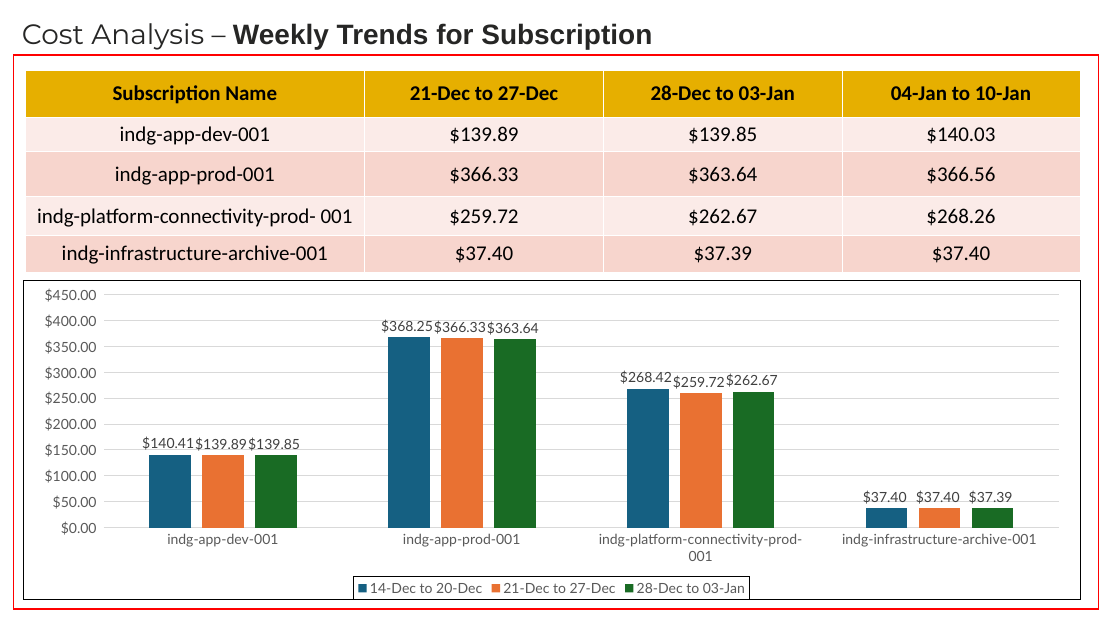
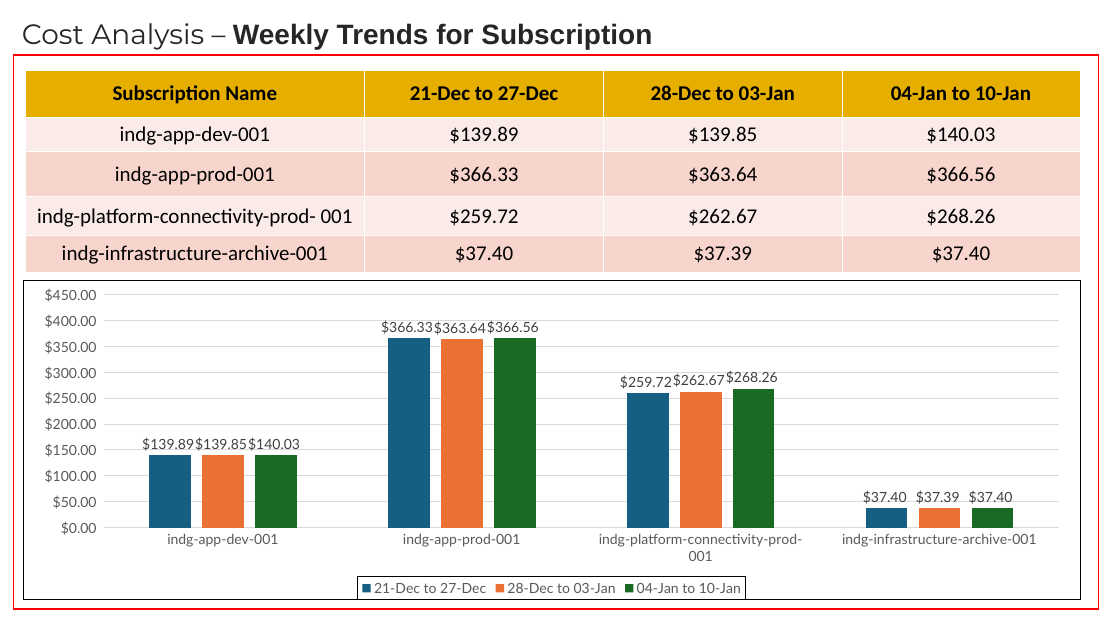
Before and after one commit to Ashu-tosh-Padhi/AshutoshPortfolio, a slide deck: slide 7 of OMEGA Azure(PaaS&SaaS) Module Meeting_13 Jan'26.pptx. Drawn at 1120x630 pixels with LibreOffice and Linux fonts; fonts in the diff are those of the drawing. Boxes give left, top, right and bottom in pixels: in the first picture for what was removed or moved away, otherwise in the second. Text is boxed around its words. In the diff, an @@ line names an element or a change of style, - is before the commit and + after.

```diff
--- a/OMEGA Azure(PaaS&SaaS) Module Meeting_13 Jan'26.pptx
+++ b/OMEGA Azure(PaaS&SaaS) Module Meeting_13 Jan'26.pptx
@@ column chart at [24,280,1081,600] @@
-14-Dec to 20-Dec: 140.41, 368.25, 268.42, 37.4
+21-Dec to 27-Dec: 139.89, 366.33, 259.72, 37.4
-21-Dec to 27-Dec: 139.89, 366.33, 259.72, 37.4
+28-Dec to 03-Jan: 139.85, 363.64, 262.67, 37.39
-28-Dec to 03-Jan: 139.85, 363.64, 262.67, 37.39
+04-Jan to 10-Jan: 140.03, 366.56, 268.26, 37.4
```
Also in this commit, not shown: 1 other slide changed.
